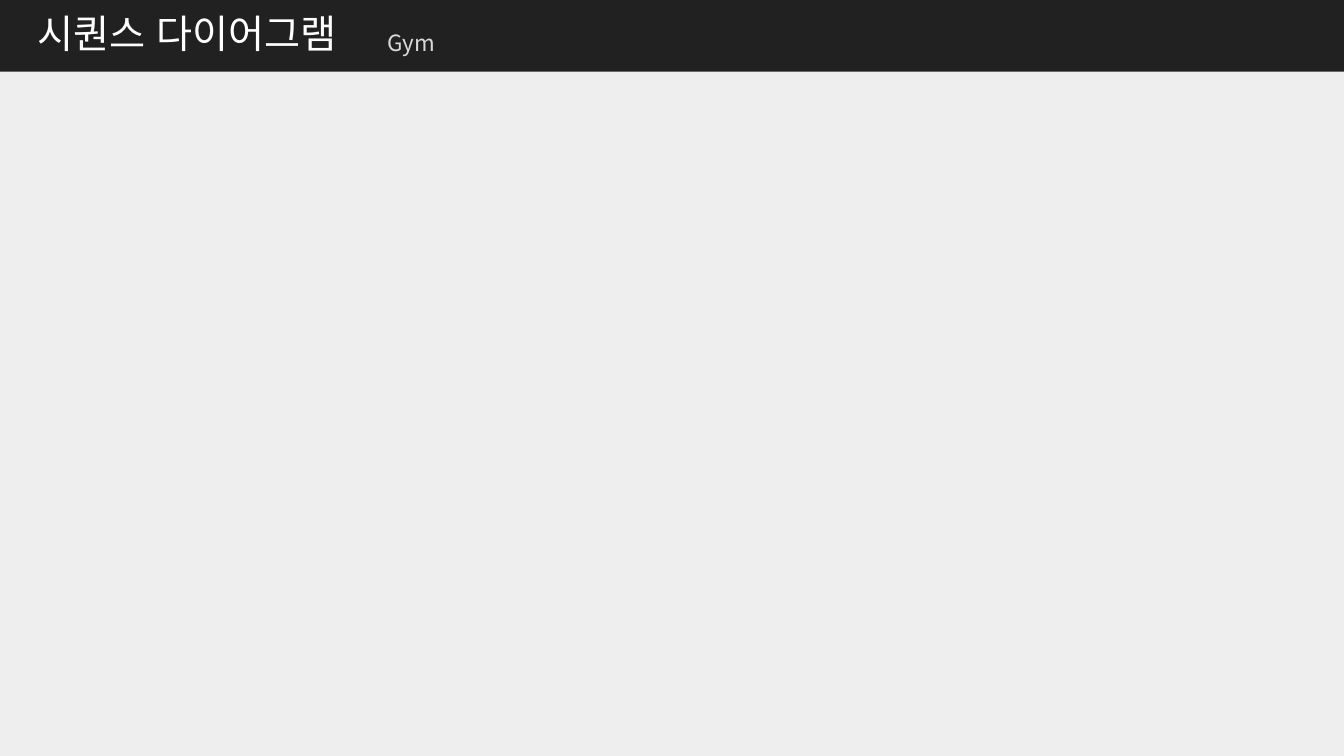
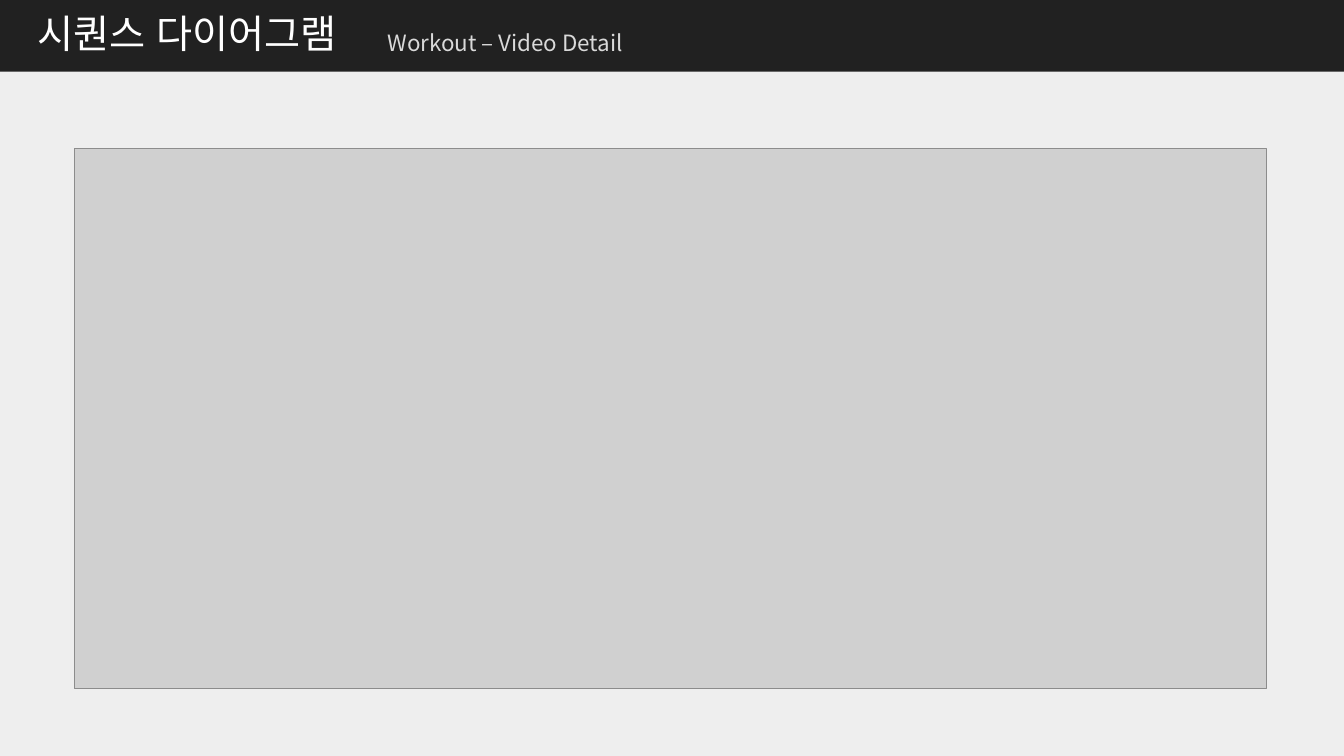
Before and after one commit to me0768/KHFinalProject, a slide deck: slide 37 of 보고서/클래스설계서_Final_Project.pptx (slide 28 before the commit). Drawn at 1344x756 pixels with LibreOffice and Linux fonts; fonts in the diff are those of the drawing; grey boxes stand for pictures. Boxes give left, top, right and bottom in pixels: in the first picture for what was removed or moved away, otherwise in the second. Text is boxed around its words. In the diff, an @@ line names an element or a change of style, - is before the commit and + after.

```diff
--- a/보고서/클래스설계서_Final_Project.pptx
+++ b/보고서/클래스설계서_Final_Project.pptx
@@ text at (388,33,622,52): text changed @@
-Gym
+Workout – Video Detail
@@ picture added at (75,149,1267,690) @@
```
Also in this commit, not shown: 14 other slides changed, 6 slides added, 16 other files.
